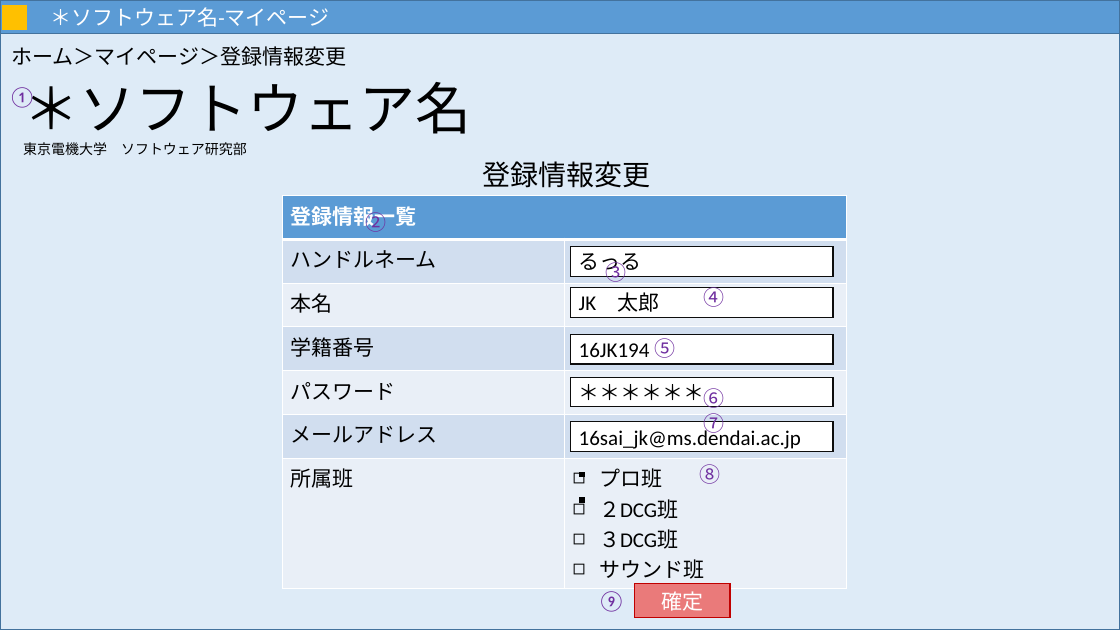
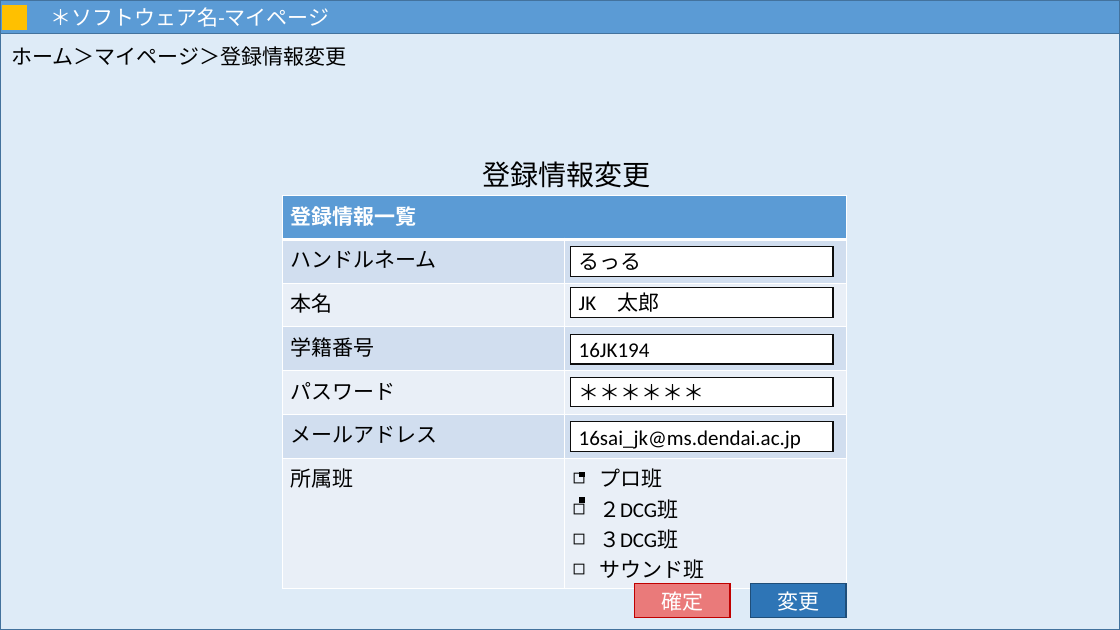
Before and after one commit to MNB-oda/MNB, a slide deck: slide 12 of 提出課題/外部設計書/画面設計.pptx (slide 11 before the commit). Drawn at 1120x630 pixels with LibreOffice and Linux fonts; fonts in the diff are those of the drawing. Boxes give left, top, right and bottom in pixels: in the first picture for what was removed or moved away, otherwise in the second. Text is boxed around its words. In the diff, an @@ line names an element or a change of style, - is before the commit and + after.

```diff
--- a/提出課題/外部設計書/画面設計.pptx
+++ b/提出課題/外部設計書/画面設計.pptx
@@ text removed at (8,87,725,612) @@
-①
-②
-③
-④
-⑤
-⑥
-⑦
-⑧
-⑨
@@ text removed at (23,82,471,155) @@
-＊ソフトウェア名
-東京電機大学 ソフトウェア研究部
@@ rectangle added at (751,584,847,618), fill #2E75B6, outline #1F4E79 1 pt, 18 pt, text #FFFFFF @@
+変更
```
Also in this commit, not shown: 16 other slides changed, 15 slides removed, 1 other file.
